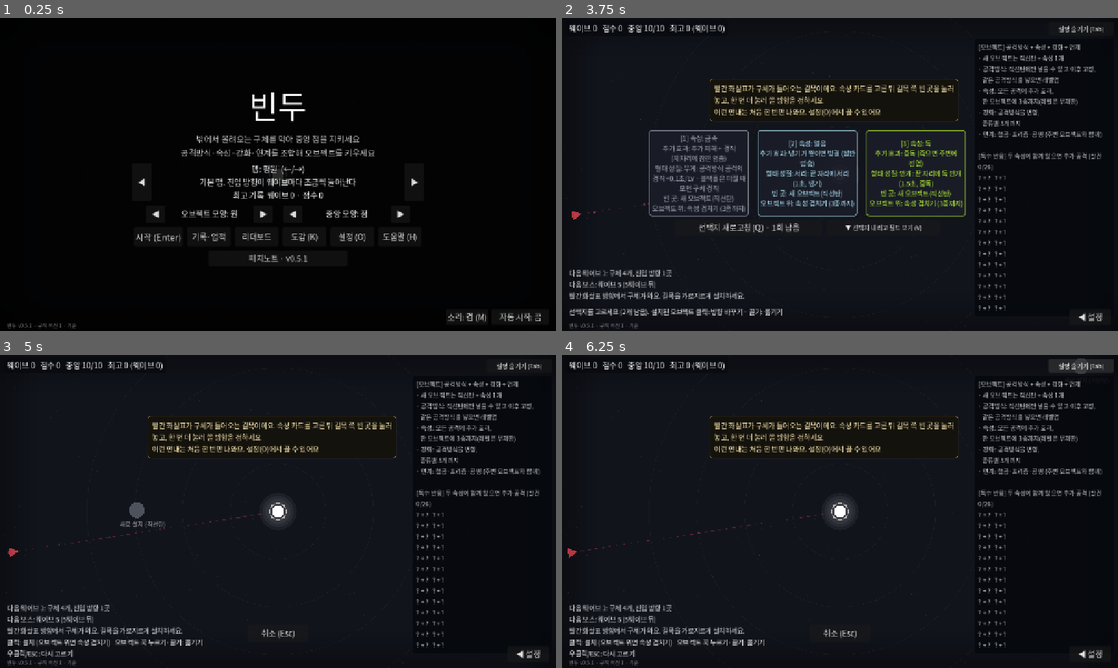
Above: before the commit, frames 1-4 (two rows, left to right).
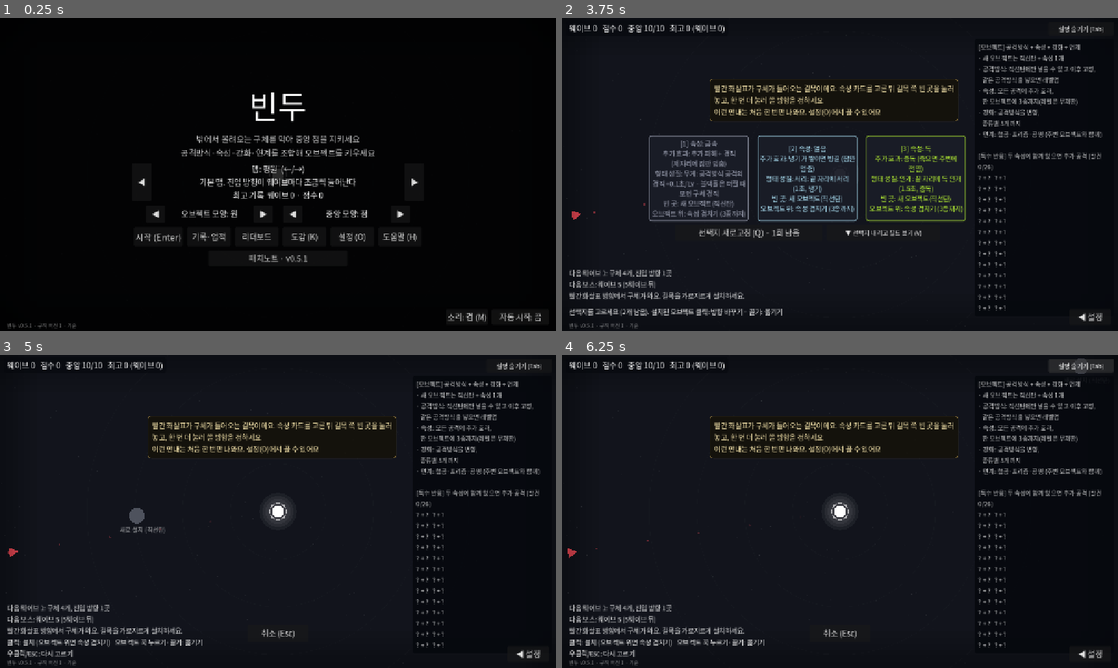
Above: after the commit, the same moments.

Repository: lenope1214/Bindu
Game: Godot game, scene res://main.tscn
The game is run twice, just before and just after one commit, with the same random seed, the same clock (stepped at 60 frames per second) and the same inputs.
Inputs:
- Up to frame 1 (0.25 s): no input
- Up to frame 2 (3.75 s): click "자동 시작: 끔" at 0.5 s; click "자동 시작: 켬" at 1.25 s; click "자동 시작: 끔" at 2 s; click "자동 시작: 켬" at 2.75 s; click "시작 (Enter)" at 3.5 s
- Up to frame 3 (5 s): click "[1] 속성: 금속 추가 효과: 추가 피해 + 경직 …" at 4.25 s
- Up to frame 4 (6.25 s): click "설명 숨기기 (Tab)" at 5 s; click "설명 보기 (Tab)" at 5.75 s

The runs differ from the first frame. In frame 2, 6.6% of the frame differs, in the area x 3-73%, y 35-71%; in frame 3, 0.3%; in frame 4, less than 0.1%.

Commit message:
후반 화면 정리: 바람 둘레는 올릴 때만, 진입 점선·보스 띠 빼기, 다음 웨이브 안내 접기, 효과 줄이기 설정
Co-Authored-By: Claude Opus 5.5 <noreply@anthropic.com>
Claude-Session: https://claude.ai/code/session_012rhiBg8vwR91jkJ7SYEHo8

Diff:
--- a/scripts/main.gd
+++ b/scripts/main.gd
@@ -81,6 +81,7 @@
 var prof_on := false  # tools/perf.gd: 부분별 계산 시간 기록
 var prof := {}
 var fx_layer: Node2D  # 피해 숫자·파편 (맨 위)
+var fx_k := 1.0  # 터지는 효과 진하기 (효과 줄이기 설정이면 0.5)
 var popups: Array = []  # [위치, 글자, 남은 시간, 색, 큰 글씨]
 var particles: Array = []  # [위치, 속도, 남은 시간, 색, 크기]
 var camera: Camera2D
@@ -109,7 +110,9 @@
 const CARD_MAX_H := 250.0  # 선택지 카드 최대 높이 (넘으면 글자를 줄인다)
 var over_label: Label
 var legend: Label
-var preview: Label
+var preview: Label  # 다음 웨이브 안내 (짧게: 구체 수·방향·보스)
+var preview_more: Label  # 마우스를 올리면(터치는 누르면) 위에 펼치는 자세한 안내
+var preview_full := false
 var bar_box: HBoxContainer  # 오른쪽 아래 버튼 줄
 var reroll_btn: Button
 var pause_btn: Button
@@ -582,7 +585,28 @@
 	# 줄이 늘면 위로 자란다 (아래 안내 문구를 덮지 않게). 줄바꿈은 _update_preview에서 띄어쓰기 단위로
 	preview.grow_vertical = Control.GROW_DIRECTION_BEGIN
 	preview.add_theme_font_size_override("font_size", 15)
+	preview.mouse_filter = Control.MOUSE_FILTER_PASS
+	preview.mouse_entered.connect(func(): _set_preview_full(true))
+	preview.mouse_exited.connect(func(): _set_preview_full(false))
+	preview.gui_input.connect(func(ev):
+		if ev is InputEventScreenTouch and ev.pressed:
+			_set_preview_full(not preview_full))
 	root.add_child(preview)
+	preview_more = Label.new()
+	preview_more.set_anchors_preset(Control.PRESET_BOTTOM_LEFT)
+	preview_more.position = Vector2(16, -214)
+	preview_more.size = Vector2(620, 0)
+	preview_more.grow_vertical = Control.GROW_DIRECTION_BEGIN
+	preview_more.add_theme_font_size_override("font_size", 15)
+	var pm_bg := StyleBoxFlat.new()
+	pm_bg.bg_color = Color(0.05, 0.06, 0.1, 0.94)
+	pm_bg.set_corner_radius_all(6)
+	pm_bg.set_content_margin_all(8)
+	preview_more.add_theme_stylebox_override("normal", pm_bg)
+	preview_more.mouse_filter = Control.MOUSE_FILTER_IGNORE
+	preview_more.z_index = 5  # 카드 위에 뜬다 (펼쳐도 카드 자리는 짧은 안내 기준이라 움직이지 않음)
+	preview_more.visible = false
+	root.add_child(preview_more)
 
 	banner = Label.new()
 	banner.set_anchors_preset(Control.PRESET_CENTER)
@@ -1580,7 +1604,9 @@
 ## 다음 웨이브 안내.
 func _update_preview() -> void:
 	var nw := wave + 1
+	# 짧은 안내(늘 보임): 놓친 구체 · 구체 수·방향 · 처음 등장 · 보스. 나머지는 마우스를 올리면 펼친다
 	var lines := PackedStringArray()
+	var more := PackedStringArray()
 	var lk := _leak_text()
 	if lk != "":
 		lines.append(lk)
@@ -1595,7 +1621,7 @@
 	if nw >= 12:
 		mix.append("분열")
 	if not mix.is_empty():
-		lines.append("섞여 나옴: " + ", ".join(mix))
+		more.append("섞여 나옴: " + ", ".join(mix))
 	var sp := PackedStringArray()
 	if wave_resist >= 0:
 		sp.append("%s 저항 구체 %d%%" % [Elem.NAMES[wave_resist], roundi(resist_share(nw) * 100)])
@@ -1604,22 +1630,37 @@
 	if nw > 10:
 		sp.append("구체 체력 x%.1f" % hp_growth(nw))
 	if not sp.is_empty():
-		lines.append("특수 구체: " + " · ".join(sp))
+		more.append("특수 구체: " + " · ".join(sp))
 	var firsts := {4: "빠른 구체", 7: "단단한 구체", 8: "보호막 두른 구체(먼저 보호막을 깎아야 함)", 12: "분열 구체(터지면 둘로 나뉨)", 11: "이제부터 구체 체력이 웨이브마다 %d%%씩 곱으로 늘어남" % roundi((Rules.hp_growth - 1.0) * 100)}
 	for f in [[Rules.resist_from, "저항 구체(같은 색 점선 고리: 그 속성 피해를 덜 받음. 오브젝트에서 그 속성이 차지하는 만큼, 최대 60%)"], [Rules.sturdy_from, "굳센 구체(회색 쐐기: 밀기·감속·기절·냉기 절반)"]]:
 		firsts[f[0]] = (firsts[f[0]] + ", " if firsts.has(f[0]) else "") + f[1]
 	if firsts.has(nw):
 		lines.append("처음 등장: " + firsts[nw])
 	if nw % 5 == 0:
-		lines.append(_boss_text())
+		if boss_plan.is_empty():
+			lines.append(_boss_text())
+		else:
+			lines.append("보스: 체력 %s · 막지 않으면 나온 뒤 약 %d초에 중앙 (체력 -3)" % [num(ceilf(boss_plan["hp"] * 12.0 * Modes.boss_hp())), roundi(_boss_eta())])
+			more.append(_boss_text())
 	else:
 		var bw := ceili(nw / 5.0) * 5
 		lines.append("다음 보스: 웨이브 %d (%d웨이브 뒤)" % [bw, bw - wave])
 	if wave == 0:
 		lines.append("빨간 화살표 방향에서 구체가 와요. 길목을 가로지르게 설치하세요.")
+	if not more.is_empty():
+		lines[lines.size() - 1] += "   ▲ %s 자세히" % ("누르면" if touch_ui else "올리면")
 	# 자동 줄바꿈은 한글 낱말 중간에서도 끊으므로 띄어쓰기에서 직접 바꾼다
 	preview.text = _wrap_words("\n".join(lines), 610.0, 15)
+	preview.size.y = 0.0  # 줄이 줄면 높이도 줄인다 (위 카드·DPS 표 자리가 넓어짐)
 	preview.add_theme_color_override("font_color", Color(1, 0.75, 0.75) if nw % 5 == 0 else Color(1, 1, 1, 0.85))
+	preview_more.text = _wrap_words("\n".join(more), 600.0, 15)
+	preview_more.size.y = 0.0
+	if more.is_empty():
+		preview_full = false
+
+
+func _set_preview_full(on: bool) -> void:
+	preview_full = on and preview_more.text != ""
 
 
 ## 보스 길이(화면 밖 출발점부터 중앙까지)와 막지 않을 때 걸리는 시간.
@@ -1643,7 +1684,31 @@
 		sp.append("굳셈(밀기·감속·기절·냉기 절반)")
 	sp.append("웨이브 마지막에 나옴")
 	sp.append("%d초마다 빠른 부하 구체를 부름" % roundi(Orb.minion_every(boss_plan["wave"])))
-	return " · ".join(sp) + "\n보스 길: 화면의 굵은 분홍 선. 막지 않으면 나온 뒤 약 %d초에 중앙 (닿으면 체력 -3)" % roundi(_boss_eta())
+	return " · ".join(sp) + "\n보스 길: 화면의 분홍 선(흐르는 화살). 막지 않으면 나온 뒤 약 %d초에 중앙 (닿으면 체력 -3)" % roundi(_boss_eta())
+
+
+## 바람 버프 둘레: 늘 그리면 바람 오브젝트마다 큰 원이 겹쳐 어지러워서,
+## 바람 오브젝트에 마우스를 올렸을 때(그 둘레), 버프 받는 오브젝트에 올렸을 때(버프를 주는 둘레),
+## 오브젝트를 옮기는 중일 때(모든 둘레)만 그린다.
+func _draw_wind_rings() -> void:
+	if title_label.visible or phase == Phase.GAMEOVER:
+		return
+	var winds := towers.get_children().filter(func(t): return t.lv(Elem.WIND) > 0)
+	if winds.is_empty():
+		return
+	var show: Array = []
+	if moving != null or dragging or phase in [Phase.PLACE, Phase.MOVE]:
+		show = winds
+	else:
+		var h := _tower_at(get_global_mouse_position())
+		if h != null:
+			for w in winds:
+				if w == h or w.position.distance_to(h.position) <= w.wind_range():
+					show.append(w)
+	var sp := fmod(Time.get_ticks_msec() / 1000.0 * 0.5, 1.0)
+	var wc: Color = Elem.COLORS[Elem.WIND]
+	for w in show:
+		draw_arc(w.position, w.wind_range(), sp * TAU, sp * TAU + TAU * 0.85, 48, Color(wc, 0.35), 1.5)
 
 
 ## 보스가 올 길: 쉬는 시간과, 보스 웨이브에서 보스가 나오기 전까지.
@@ -1670,15 +1735,14 @@
 	if pts.size() < 2:
 		return
 	var pulse := 0.75 + 0.25 * sin(now * 3.0)
-	draw_polyline(pts, Color(col, 0.16 * pulse), 14.0)
-	draw_polyline(pts, Color(col, 0.8 * pulse), 3.0)
+	draw_polyline(pts, Color(col, 0.6 * pulse), 2.5)
 	# 보스가 오는 쪽으로 흐르는 화살 (길이 비율로 놓는다)
 	var lens: Array[float] = [0.0]
 	for i in range(1, pts.size()):
 		lens.append(lens[i - 1] + pts[i - 1].distance_to(pts[i]))
 	var total: float = lens[-1]
-	for k in 7:
-		var dpos := fmod(now * 0.12 + k / 7.0, 1.0) * (total - CORE_RADIUS - 20.0)
+	for k in 3:
+		var dpos := fmod(now * 0.12 + k / 3.0, 1.0) * (total - CORE_RADIUS - 20.0)
 		var j := 1
 		while j < pts.size() - 1 and lens[j] < dpos:
 			j += 1
@@ -2496,7 +2560,7 @@
 			_save_best())
 		zrow.add_child(zb)
 	sv.add_child(zrow)
-	for spec in [["화면 흔들림", "shake_on"], ["피해 숫자", "numbers_on"], ["속성 기호 표시 (색 위에 첫 글자)", "symbols_on"], ["모든 구체에 체력 숫자 (끄면 고리만)", "orb_hp_on"], ["중앙이 위험하면 1배속으로 (체력 50%·25%)", "danger_slow"]]:
+	for spec in [["화면 흔들림", "shake_on"], ["피해 숫자", "numbers_on"], ["속성 기호 표시 (색 위에 첫 글자)", "symbols_on"], ["모든 구체에 체력 숫자 (끄면 고리만)", "orb_hp_on"], ["중앙이 위험하면 1배속으로 (체력 50%·25%)", "danger_slow"], ["효과 줄이기 (장판·터지는 효과를 옅게, 많을수록 더)", "fx_low"]]:
 		var cb := CheckButton.new()
 		cb.text = spec[0]
 		var key: String = spec[1]
@@ -2506,6 +2570,7 @@
 			"symbols_on": cb.button_pressed = Meta.symbols_on
 			"orb_hp_on": cb.button_pressed = Meta.orb_hp_on
 			"danger_slow": cb.button_pressed = Meta.danger_slow
+			"fx_low": cb.button_pressed = Meta.fx_low
 		cb.focus_mode = Control.FOCUS_NONE
 		cb.toggled.connect(func(on):
 			match key:
@@ -2513,6 +2578,7 @@
 				"numbers_on": Meta.numbers_on = on
 				"orb_hp_on": Meta.orb_hp_on = on
 				"danger_slow": Meta.danger_slow = on
+				"fx_low": Meta.fx_low = on
 				"symbols_on":
 					Meta.symbols_on = on
 					for t in towers.get_children():
@@ -3991,6 +4057,7 @@
 	if not is_equal_approx(hint.size.x, hw):
 		hint.size.x = hw
 	preview.position.y = hint.position.y - preview.size.y - 4.0
+	preview_more.position.y = preview.position.y - preview_more.size.y - 2.0
 	toast.position.y = maxf(100.0, hud.position.y + hud.size.y + 36.0)  # 점수 줄이 길어져도 보스 체력 막대 아래
 	# 안내·큰 글자도 점수 줄이 길어지거나 글자를 키우면(설정) 그 아래로 밀어 겹치지 않게
 	guide_label.position.y = maxf(140.0, toast.position.y + 40.0)
@@ -4003,6 +4070,7 @@
 	banner.modulate.a = clampf(banner_t / 0.4, 0.0, 1.0)
 	legend.visible = phase in [Phase.CHOOSE, Phase.PLACE, Phase.AIM, Phase.MOVE, Phase.READY] and not title_label.visible
 	preview.visible = legend.visible
+	preview_more.visible = preview.visible and preview_full
 	legend_btn.visible = legend.visible
 	range_btn.visible = touch_ui and not title_label.visible and phase != Phase.GAMEOVER
 	range_btn.text = "범위 끄기" if range_all else "범위 보기"
@@ -4032,6 +4100,7 @@
 		pause_box.position.y = paused_label.position.y + paused_label.size.y + 10.0
 	_fit_panels()
 	_refresh_dps()
+	_soften_fx()
 	queue_redraw()
 	if phase == Phase.MOVE and moving:
 		moving.position = get_global_mouse_position().clamp(field_rect().position, field_rect().end)
@@ -4745,6 +4814,17 @@
 	return true
 
 
+## 효과 줄이기(설정): 장판은 절반 진하기, 25개를 넘게 겹치면 그만큼 더 옅게 (최소 20%). 터지는 효과는 절반.
+func _soften_fx() -> void:
+	fx_k = 0.5 if Meta.fx_low else 1.0
+	var soft := zones.get_children().filter(func(z): return z.kind in Zone.SOFT)
+	var a := 1.0
+	if Meta.fx_low:
+		a = maxf(0.2, 0.5 * minf(1.0, 25.0 / maxf(soft.size(), 1.0)))
+	for z in soft:
+		z.modulate.a = a
+
+
 func _draw_fx() -> void:
 	var vs := get_viewport_rect().size
 	for i in 6:
@@ -4775,15 +4855,15 @@
 			fx_layer.draw_rect(Rect2(0, 0, w, vs.y), col)
 			fx_layer.draw_rect(Rect2(vs.x - w, 0, w, vs.y), col)
 	for a in arcs:
-		fx_layer.draw_line(a[0], a[1], Elem.COLORS[Elem.ELECTRIC], 2.0)
+		fx_layer.draw_line(a[0], a[1], Color(Elem.COLORS[Elem.ELECTRIC], fx_k), 2.0)
 	var sc: Color = Elem.COLORS[Elem.SOUND]
 	for q in pulses:
 		var k: float = 1.0 - q[2] / 0.3
-		fx_layer.draw_arc(q[0], q[1] * (0.4 + 0.6 * k), 0, TAU, 32, Color(sc, 1.0 - k), 3.0)
-		fx_layer.draw_arc(q[0], q[1] * (0.2 + 0.5 * k), 0, TAU, 24, Color(sc, 0.6 * (1.0 - k)), 2.0)
+		fx_layer.draw_arc(q[0], q[1] * (0.4 + 0.6 * k), 0, TAU, 32, Color(sc, (1.0 - k) * fx_k), 3.0)
+		fx_layer.draw_arc(q[0], q[1] * (0.2 + 0.5 * k), 0, TAU, 24, Color(sc, 0.6 * (1.0 - k) * fx_k), 2.0)
 	for q in refracts:
 		var k: float = 1.0 - q[3] / 0.35
-		var al := 1.0 - k
+		var al := (1.0 - k) * fx_k
 		var hx := PackedVector2Array()
 		for i in 7:
 			hx.append(q[0] + Vector2.from_angle(TAU * i / 6.0 + k) * (Tower.RADIUS + 6.0 + 22.0 * k))
@@ -4797,7 +4877,7 @@
 			fx_layer.draw_line(a, e, Color.from_hsv(i / 6.0, 0.55, 1.0, 0.35 * al), 7.0)
 			fx_layer.draw_line(a, e, Color.from_hsv(i / 6.0, 0.45, 1.0, al), 2.5)
 	for q in beams:
-		var bk: float = q[3] / 0.2
+		var bk: float = q[3] / 0.2 * fx_k
 		fx_layer.draw_line(q[0], q[1], Color(q[2], 0.35 * bk), 9.0)
 		fx_layer.draw_line(q[0], q[1], Color(q[2], 0.9 * bk), 3.0)
 	var ec: Color = Elem.COLORS[Elem.ELECTRIC]
@@ -4813,14 +4893,14 @@
 					p += (e - a).orthogonal().normalized() * randf_range(-7, 7)
 				pts.append(p)
 		pts.append(src[-1])
-		var al := clampf(b[1] / 0.22, 0.0, 1.0)
+		var al := clampf(b[1] / 0.22, 0.0, 1.0) * fx_k
 		fx_layer.draw_polyline(pts, Color(ec, 0.35 * al), 9.0)
 		fx_layer.draw_polyline(pts, Color(ec, al), 3.5)
 		fx_layer.draw_polyline(pts, Color(1, 1, 1, al), 1.2)
 		for q in src.slice(1):
 			fx_layer.draw_circle(q, 6.0, Color(ec, 0.5 * al))
 	for p in particles:
-		fx_layer.draw_circle(p[0], p[4] * clampf(p[2] / 0.4, 0.2, 1.0), p[3])
+		fx_layer.draw_circle(p[0], p[4] * clampf(p[2] / 0.4, 0.2, 1.0), Color(p[3], p[3].a * fx_k))
 	for p in popups:
 		var size := 22 if p[4] else 14
 		var a := clampf(p[2] / 0.3, 0.0, 1.0)
@@ -4947,8 +5027,9 @@
 	if Meta.map_id == "line":
 		_draw_line_map(size, mp, now)
 	else:
+		var rc: Color = mp["ring"]
 		for i in range(1, 5):
-			draw_arc(c, i * 110.0, 0, TAU, 64, mp["ring"], 1.0)
+			draw_arc(c, i * 110.0, 0, TAU, 64, Color(rc, rc.a * 0.5), 1.0)  # 오브젝트·효과가 많아지면 거슬려 옅게
 	# 중앙 점: 체력이 줄수록 붉어지고, 맞으면 번쩍인다
 	core_disp = lerpf(core_disp, float(maxi(core_hp, 0)), 0.1)
 	var frac := core_disp / core_max
@@ -4996,14 +5077,14 @@
 			if path.size() >= 2:
 				draw_polyline(path, Color(col, 0.3), 1.5)
 		elif phase != Phase.WAVE:
-			draw_dashed_line(c + d * 40.0, tip, Color(col, 0.25), 1.5, 8.0)
-			# 중앙 쪽으로 흘러가는 점
+			# 중앙 쪽으로 흘러가는 점 (점선은 진입 방향이 늘면 화면을 가로질러 어지러워 뺐다)
 			var L := (tip - c).length()
 			for k in 5:
 				var f := fmod(now * 0.25 + k / 5.0, 1.0)
 				draw_circle(tip - d * f * (L - 40.0), 2.5, Color(col, 0.5 * (1.0 - f)))
 
 	_draw_boss_path(now)
+	_draw_wind_rings()
 	# 누수: 구체가 들어온 화면 가장자리가 붉게 번진다 (어느 길목이 뚫렸는지)
 	for lf in leak_flash:
 		var f: float = lf[1] / 1.2
--- a/scripts/meta.gd
+++ b/scripts/meta.gd
@@ -60,6 +60,7 @@
 static var shake_on := true
 static var numbers_on := true
 static var symbols_on := true  # 속성 색 위에 첫 글자 표시 (색만으로 구분하기 어려울 때). 새 저장은 켬
+static var fx_low := false  # 효과 줄이기: 형태 성질·반응 장판과 터지는 효과를 옅게, 많이 겹칠수록 더 옅게 (기본 끔)
 static var danger_slow := false  # 중앙 체력이 50%·25% 아래로 처음 떨어질 때 1배속으로 (기본 끔)
 static var orb_hp_on := false  # 모든 구체에 체력 숫자 (끄면 고리만, 보스·마우스를 올린 구체는 숫자도)
 static var online_on := true  # 판 기록 보내기 (리더보드·사용 통계). 끄면 아무것도 보내지 않음
@@ -154,6 +155,7 @@
 	symbols_on = val(cfg, "settings", "symbols", false)  # 예전 저장(키가 없던 v0.4.20 이전)은 그대로 끔
 	orb_hp_on = val(cfg, "settings", "orb_hp", false)
 	danger_slow = val(cfg, "settings", "danger_slow", false)
+	fx_low = val(cfg, "settings", "fx_low", false)
 	online_on = val(cfg, "online", "on", true)
 	nickname = val(cfg, "online", "nickname", "")
 	device_id = val(cfg, "online", "device", "")
@@ -195,6 +197,7 @@
 	cfg.set_value("settings", "symbols", symbols_on)
 	cfg.set_value("settings", "orb_hp", orb_hp_on)
 	cfg.set_value("settings", "danger_slow", danger_slow)
+	cfg.set_value("settings", "fx_low", fx_low)
 	cfg.set_value("settings", "ui_scale", ui_scale)
 	cfg.set_value("online", "on", online_on)
 	cfg.set_value("online", "nickname", nickname)
--- a/scripts/tower.gd
+++ b/scripts/tower.gd
@@ -1429,10 +1429,7 @@
 			var tip := Vector2.from_angle(a) * (RADIUS + 3.0)
 			var side := Vector2.from_angle(a).orthogonal() * 4.0
 			draw_colored_polygon(PackedVector2Array([tip, p + side, p - side]), Color(1.0, 0.55, 0.85, 0.85))
-	if lv(Elem.WIND) > 0:
-		# 바람: 공격 속도를 올려 주는 둘레
-		var sp := fmod(Time.get_ticks_msec() / 1000.0 * 0.5, 1.0)
-		draw_arc(Vector2.ZERO, wind_range(), sp * TAU, sp * TAU + TAU * 0.85, 48, Color(Elem.COLORS[Elem.WIND], 0.22), 1.5)
+	# 바람 버프 둘레는 main._draw_wind_rings (마우스를 올리거나 옮길 때만)
 	if wind_buff > 0.0:
 		# 바람 버프를 받는 중: 작은 바람 꼬리 둘
 		for i in 2:
--- a/scripts/zone.gd
+++ b/scripts/zone.gd
@@ -23,6 +23,9 @@
 var path_acc := 0.0
 var eaten := 0  # 블랙홀 안에서 죽은 구체 수: 하나마다 더 작아지고 터질 때 세짐
 var eaten_set := {}
+
+## 효과 줄이기(설정)에서 옅게 그리는 장판: 형태 성질·반응·투척 장판. 블랙홀·바위 벽·턱·독버섯은 막거나 끌어서 그대로
+const SOFT := ["burn", "puddle", "cloud", "boom", "ember", "rill", "frost", "fog", "tick"]
 
 
 func setup(k: String, l: int, tower: Tower) -> void:
Not shown, changed: CHANGELOG.md
